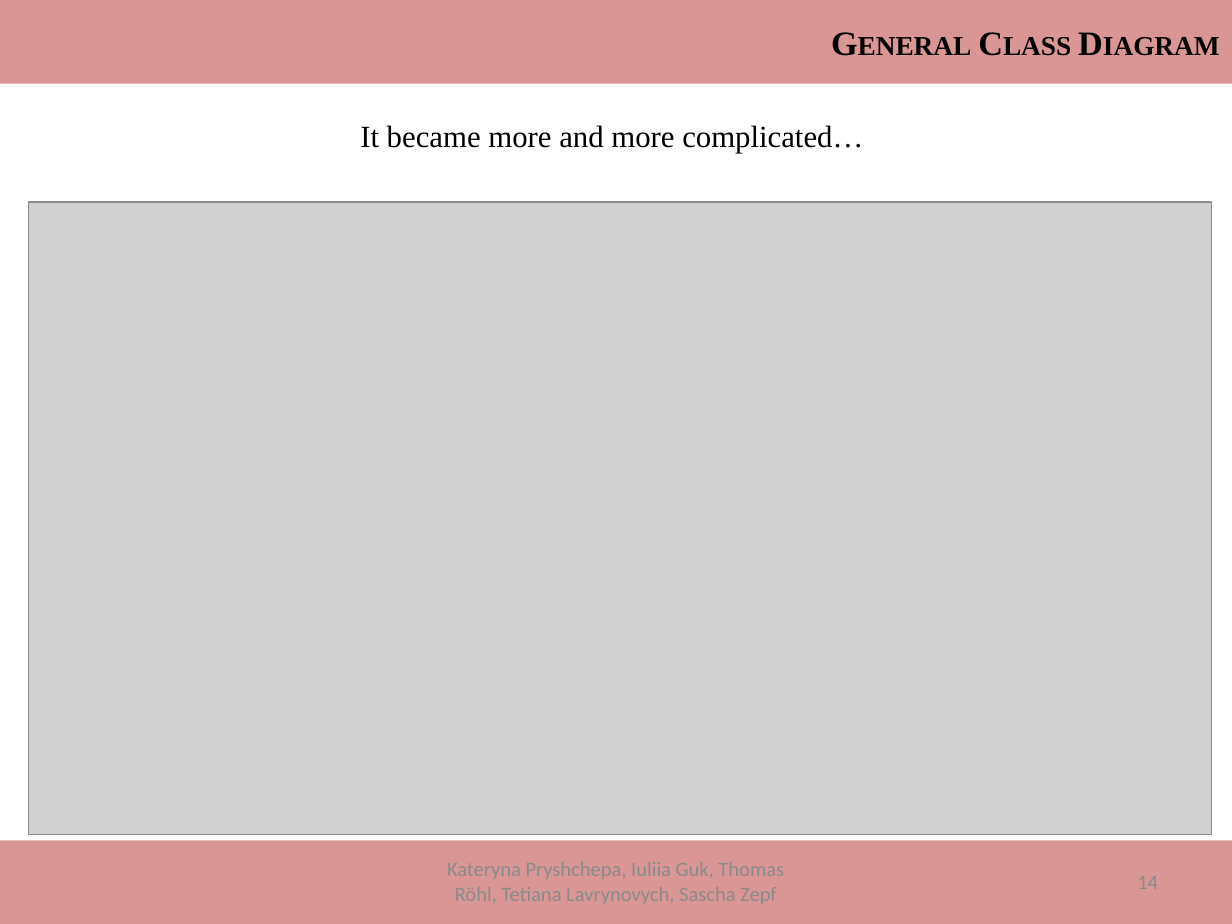
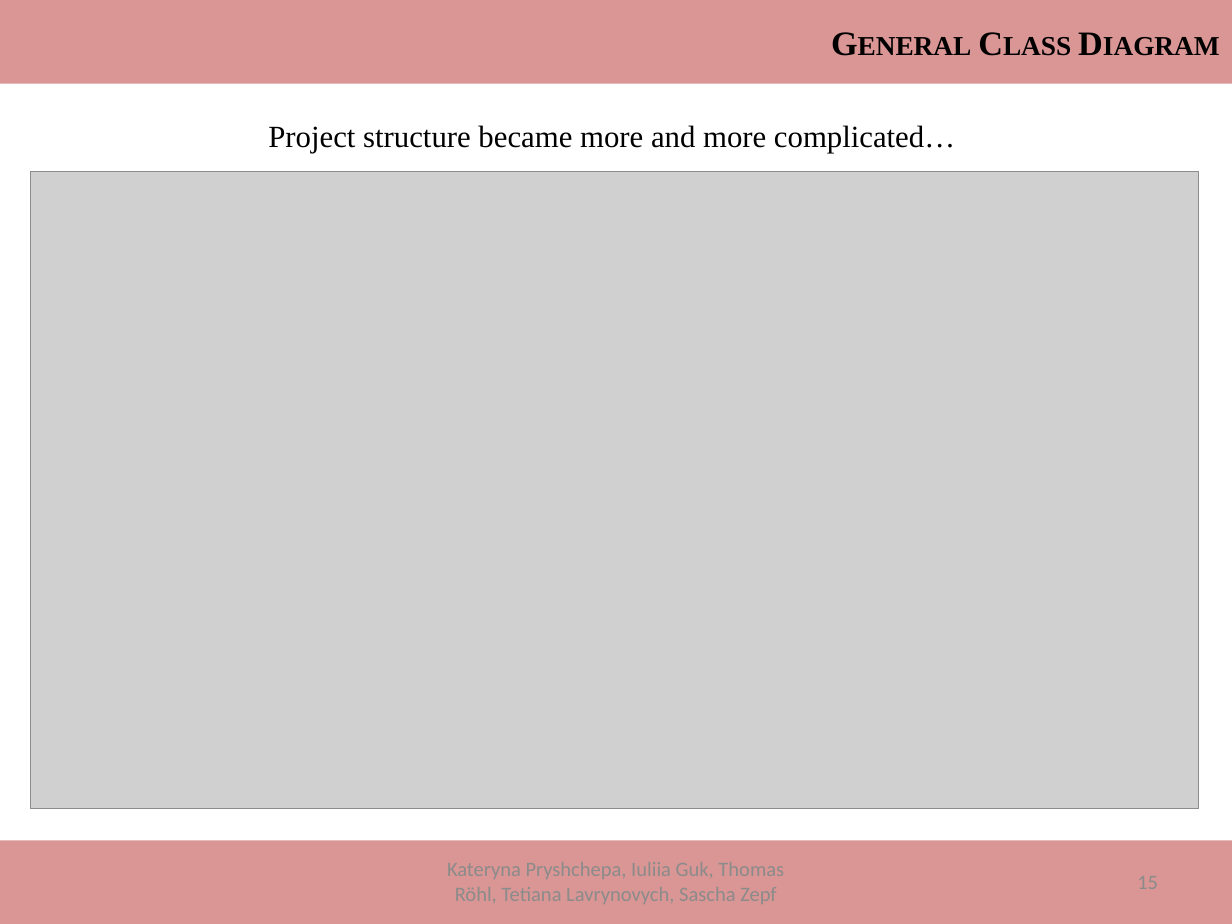
Before and after one commit to ThomasRoehl/ShopAdmin, a slide deck: slide 15 of Dokumentation/ShopAdmin_Final.pptx (slide 14 before the commit). Drawn at 1232x924 pixels with LibreOffice and Linux fonts; fonts in the diff are those of the drawing; grey boxes stand for pictures. Boxes give left, top, right and bottom in pixels: in the first picture for what was removed or moved away, otherwise in the second. Text is boxed around its words. In the diff, an @@ line names an element or a change of style, - is before the commit and + after.

```diff
--- a/Dokumentation/ShopAdmin_Final.pptx
+++ b/Dokumentation/ShopAdmin_Final.pptx
@@ title at [268, 125, 955, 153]: text changed @@
-It became more and more complicated…
+Project structure became more and more complicated…
@@ picture: place and size @@
-picture at [28, 202, 1211, 835]
+picture at [31, 171, 1199, 808]
```
Also in this commit, not shown: 4 other slides changed, 1 slide added, 2 other files.
